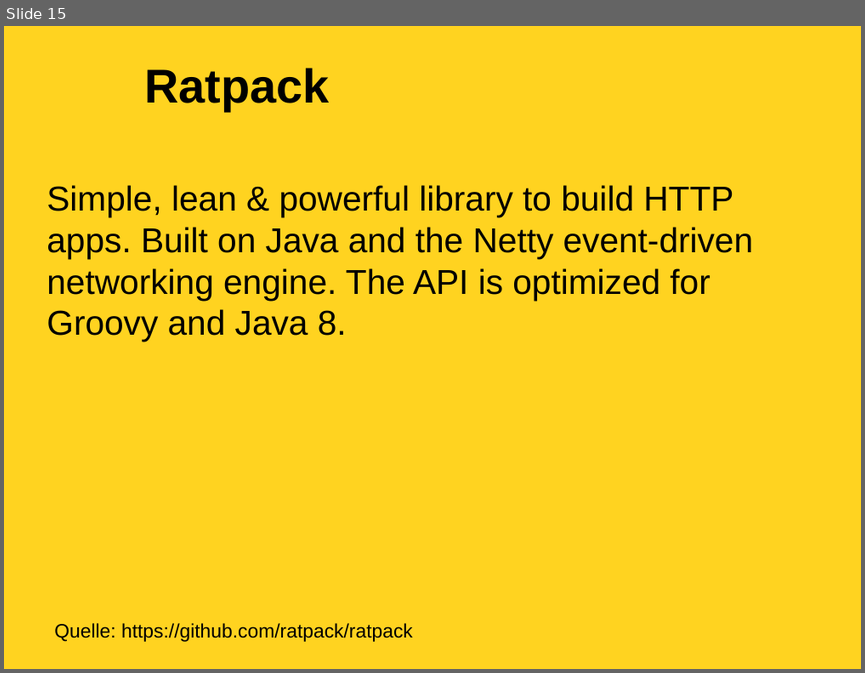
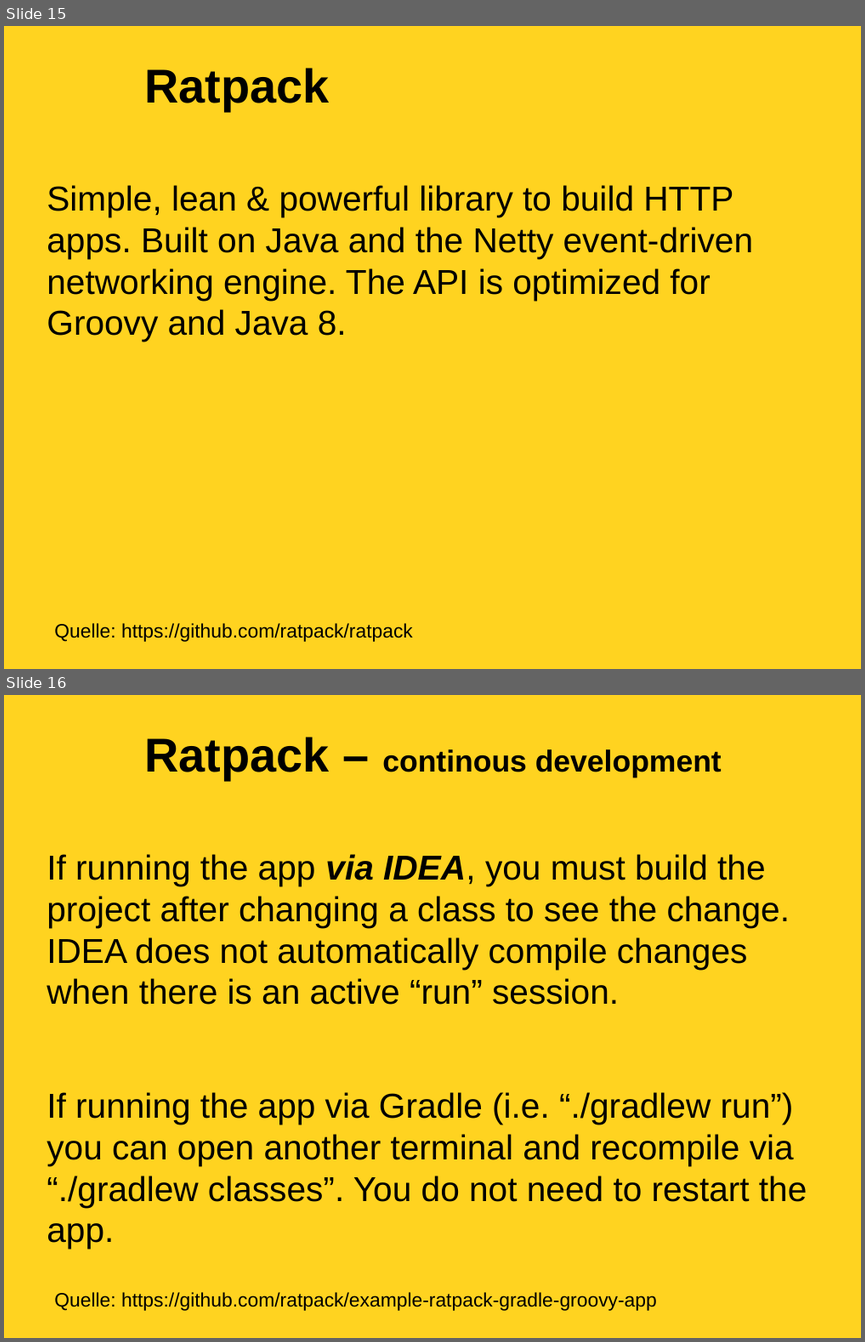
Before and after one commit to soehmann/academy, a slide deck: groovy-academy.odp. Shown one above the other, each under a label of ours: slide 15 before the commit, slides 15 and 16 after it. The pictures are 865x673 and 865x1342 pixels, drawn with LibreOffice and Linux fonts; fonts in the diff are those of the drawing; background and template pictures are left out. Boxes give left, top, right and bottom in pixels: in the first picture for what was removed or moved away, otherwise in the second. Text is boxed around its words. In the diff, an @@ line names an element or a change of style, - is before the commit and + after.

Commit message:
Add ratpack handler slide

```diff
--- a/groovy-academy.odp
+++ b/groovy-academy.odp
@@ slide 16 added at <box>4,695,861,1338</box>, background #FFD320 @@
@@ title added at <box>145,737,721,780</box>, 28 pt, text #000000, bold @@
+Ratpack – continous development
@@ text added at <box>46,854,806,1207</box>, 32 pt, text #000000 @@
+If running the app via IDEA, you must build the project after changing a class to see the change. IDEA does not automatically compile changes when there is an active “run” session.
+If running the app via Gradle (i.e. “./gradlew run”) you can open another terminal and recompile via “./gradlew classes”. You do not need to restart the app.
@@ text added at <box>54,1292,657,1310</box>, 18 pt, text #000000 @@
+Quelle: https://github.com/ratpack/example-ratpack-gradle-groovy-app
```
Also in this commit, not shown: 3 slides changed, 1 other slide added, 1 other file.
